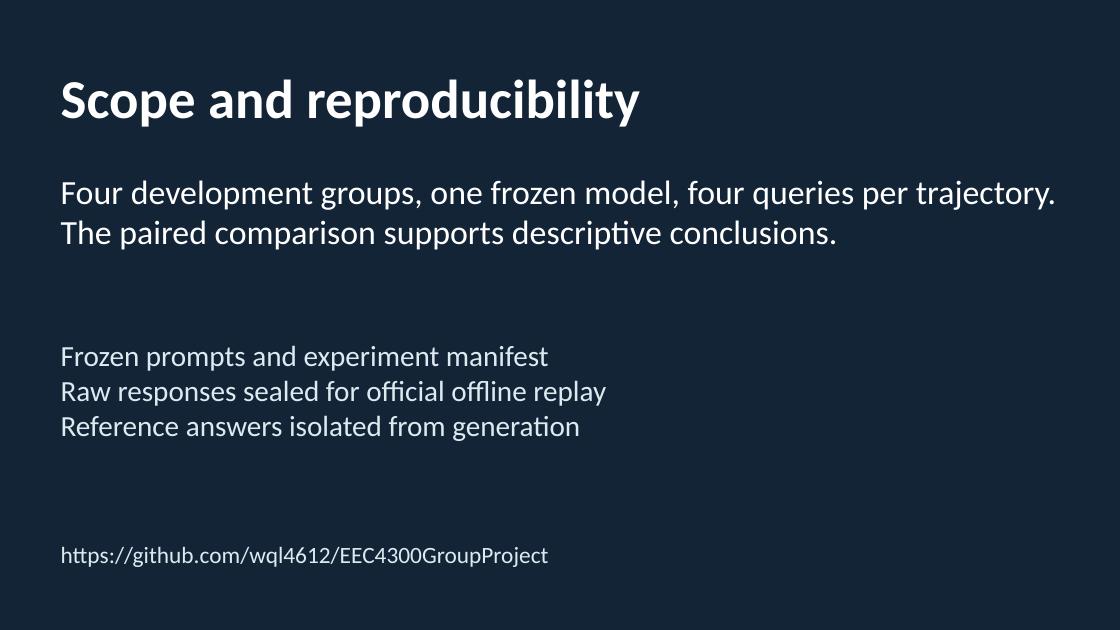
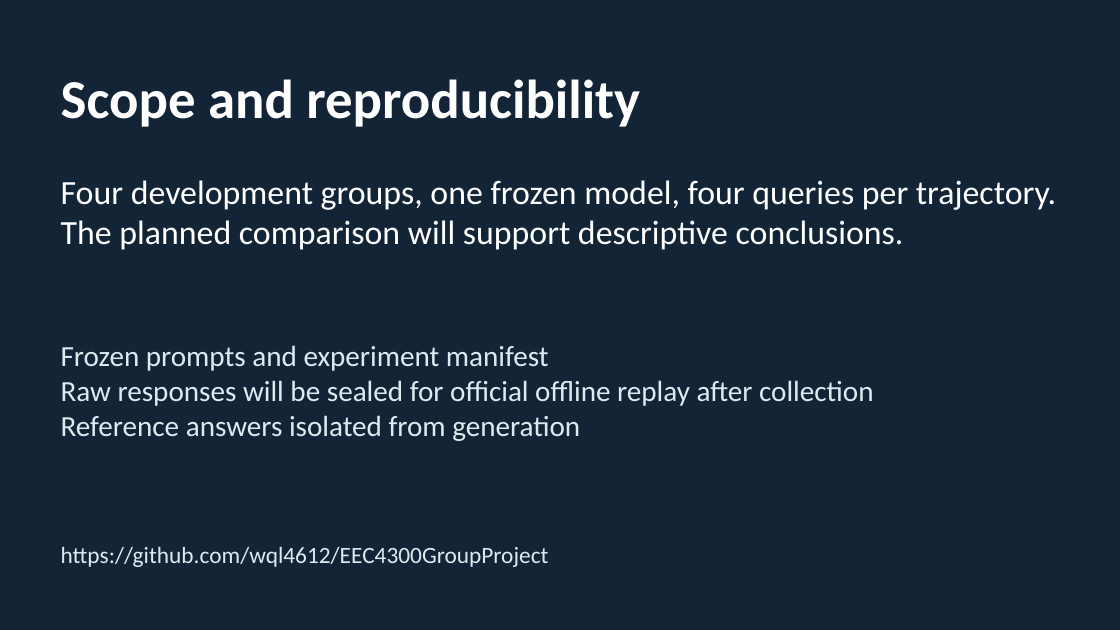
Before and after one commit to wql4612/EEC4300GroupProject, a slide deck: slide 9 of docs/presentation/EEC4300-final.pptx. Drawn at 1120x630 pixels with LibreOffice and Linux fonts; fonts in the diff are those of the drawing. Boxes give left, top, right and bottom in pixels: in the first picture for what was removed or moved away, otherwise in the second. Text is boxed around its words. In the diff, an @@ line names an element or a change of style, - is before the commit and + after.

Commit message:
Finalize presentation wording and repository guide

```diff
--- a/docs/presentation/EEC4300-final.pptx
+++ b/docs/presentation/EEC4300-final.pptx
@@ text at <box>61,220,904,250</box>: text changed @@
-The paired comparison supports descriptive conclusions.
+The planned comparison will support descriptive conclusions.
@@ text at <box>61,380,873,406</box>: text changed @@
-Raw responses sealed for official offline replay
+Raw responses will be sealed for official offline replay after collection
```
Also in this commit, not shown: 1 other slide changed, 2 other files.
